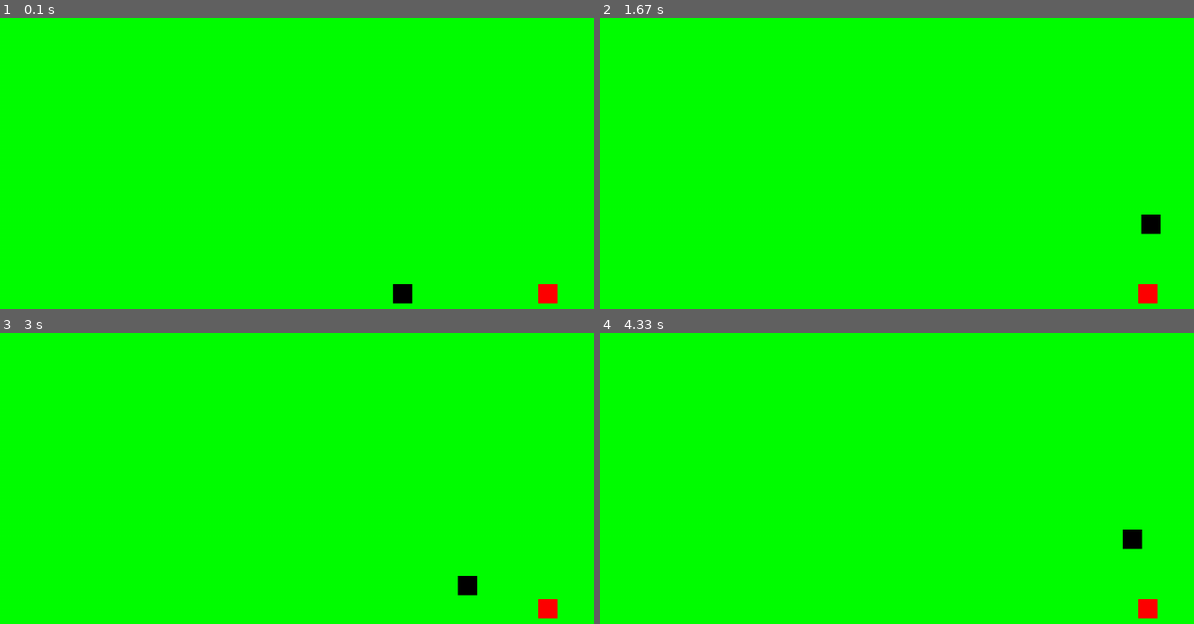
Above: before the commit, frames 1-4 (two rows, left to right).
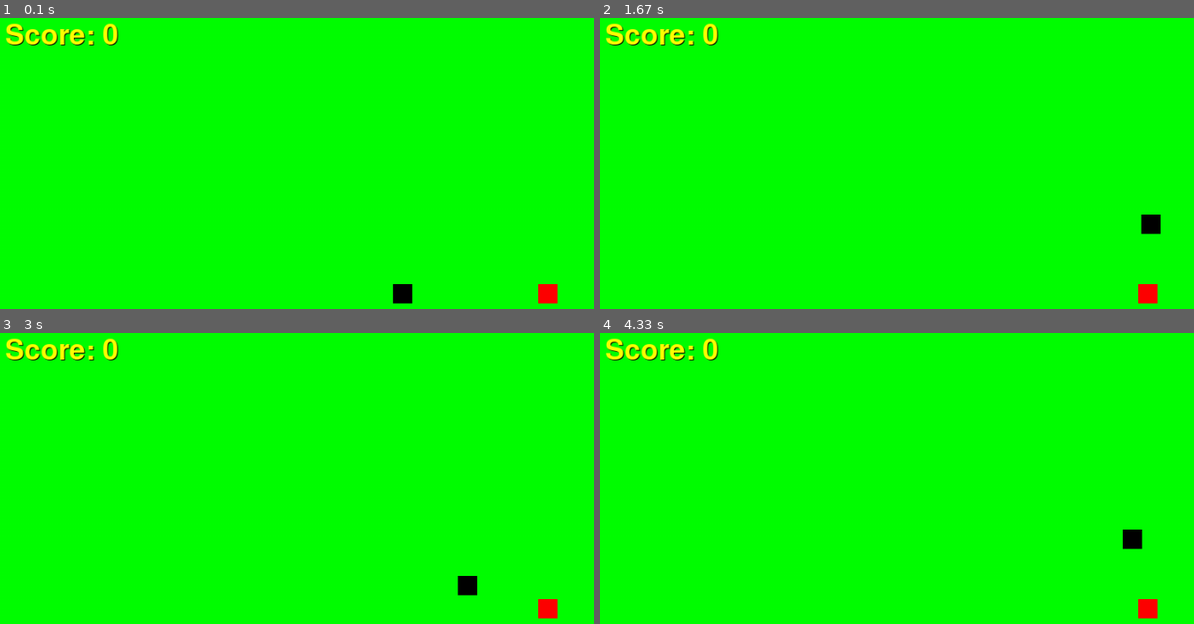
Above: after the commit, the same moments.

Repository: vermaArpitt/Snake-Game-in-Python-using-Pygame
Game: pygame game, started from main.py
Same seed, same stepped clock (60 frames per second), same inputs: the game is played once before the commit and once after it.
Inputs:
- Up to frame 1 (0.1 s): no input
- Up to frame 2 (1.67 s): hold Up 0.83-1.3 s; hold Right from 1.33 s (still down)
- Up to frame 3 (3 s): release Right at 1.8 s; hold Left 1.83-2.37 s; hold Down 2.4-2.7 s; hold Left from 2.73 s (still down)
- Up to frame 4 (4.33 s): release Left at 3.13 s; hold Up 3.17-3.53 s; hold Right 3.57-4.2 s; hold Down from 4.23 s (still down)

The runs differ from the first frame. In frame 1, 0.8% of the frame differs, in the area x 1-20%, y 1-10%; in frame 2, 0.8%; in frame 3, 0.8%; in frame 4, 0.8%.

Commit message:
Added scoring system to the game
Added score and displayed it to the game screen.

Diff:
--- a/main.py
+++ b/main.py
@@ -1,15 +1,20 @@
 import pygame as p
 import random
 
+p.init()
 WIDTH = 1000
 HEIGHT = 700
 
+def display_text(screen, text, x, y, color, size):
+     font = p.font.SysFont(None, size)
+     img = font.render(text, True, color)
+     screen.blit(img, [x,y])
+
 def main():
-    p.init()
 
     #Setting game screen
     screen = p.display.set_mode((WIDTH, HEIGHT))
-    p.display.set_caption("Hungry Hungry Snake")
+    p.display.set_caption("Hungry Hungry Snake!")
 
     #Game variables
     exit_game = False
@@ -51,6 +56,8 @@
                          velocityY = init_Velocity
 
         screen.fill("green")
+        display_text(screen, "Score: " + str(score), 11, 11, "black", 55)
+        display_text(screen, "Score: " + str(score), 10, 10, "yellow", 55)
         p.draw.rect(screen, "red", [fruitX, fruitY, fruitSize, fruitSize])
         p.draw.rect(screen, "black", [snakeX, snakeY, snakeSize, snakeSize])
         p.display.update()
@@ -63,7 +70,7 @@
         #spawning fruit after eating
         if(abs(snakeX - fruitX) <= 5 and abs(fruitY - snakeY) <= 5):
             fruitX = random.randint(0, WIDTH-fruitSize)
-            fruitY = random.randint(0, HEIGHT-fruitSize)
+            fruitY = random.randint(70, HEIGHT-fruitSize)
             score += 1
 
     p.quit()
